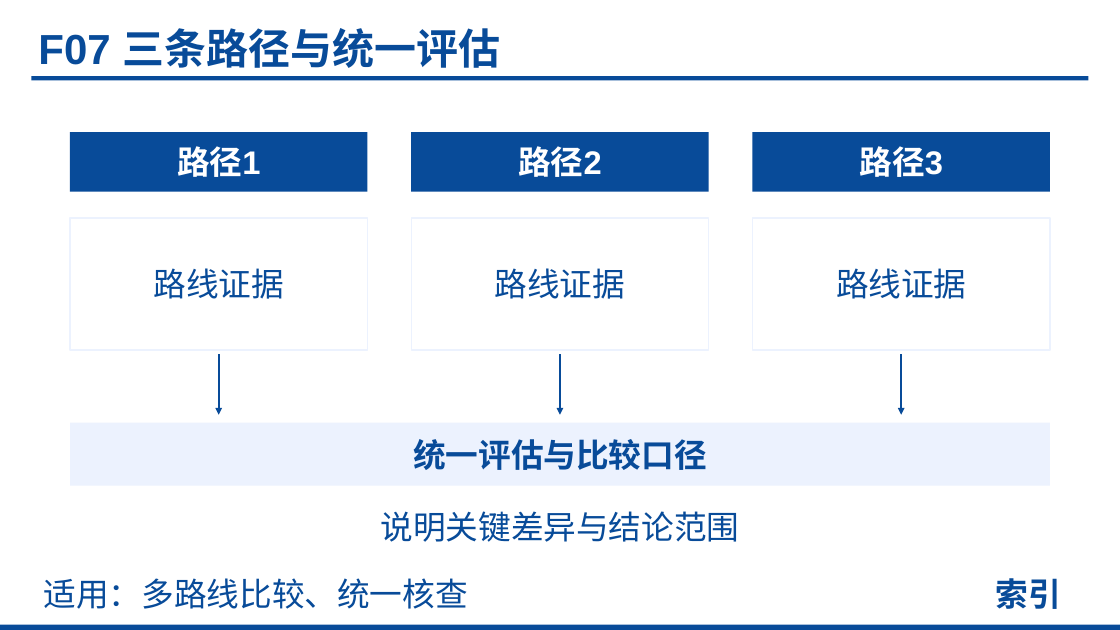
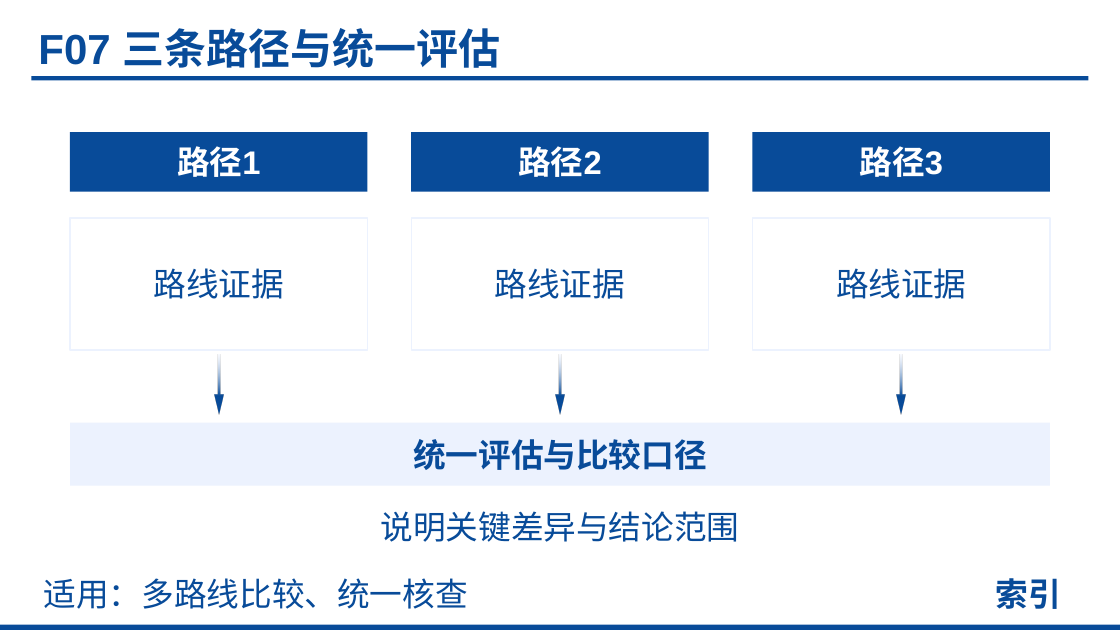
Before and after one commit to realihang/academic-ppt-skill, a slide deck: slide 62 of assets/element-reference.pptx (slide 51 before the commit). Drawn at 1120x630 pixels with LibreOffice and Linux fonts; fonts in the diff are those of the drawing. Boxes give left, top, right and bottom in pixels: in the first picture for what was removed or moved away, otherwise in the second. Text is boxed around its words. In the diff, an @@ line names an element or a change of style, - is before the commit and + after.

```diff
--- a/assets/element-reference.pptx
+++ b/assets/element-reference.pptx
@@ right arrow added at <box>214,355,223,415</box>, fill gradient #084B99 to #ECF2FE @@
@@ arrow removed from (218, 355) to (218, 415) @@
@@ right arrow added at <box>556,355,565,415</box>, fill gradient #084B99 to #ECF2FE @@
@@ arrow removed from (560, 355) to (560, 415) @@
@@ right arrow added at <box>897,355,906,415</box>, fill gradient #084B99 to #ECF2FE @@
@@ arrow removed from (902, 355) to (902, 415) @@
```
Also in this commit, not shown: 37 other slides changed, 29 slides added, 12 other files.
